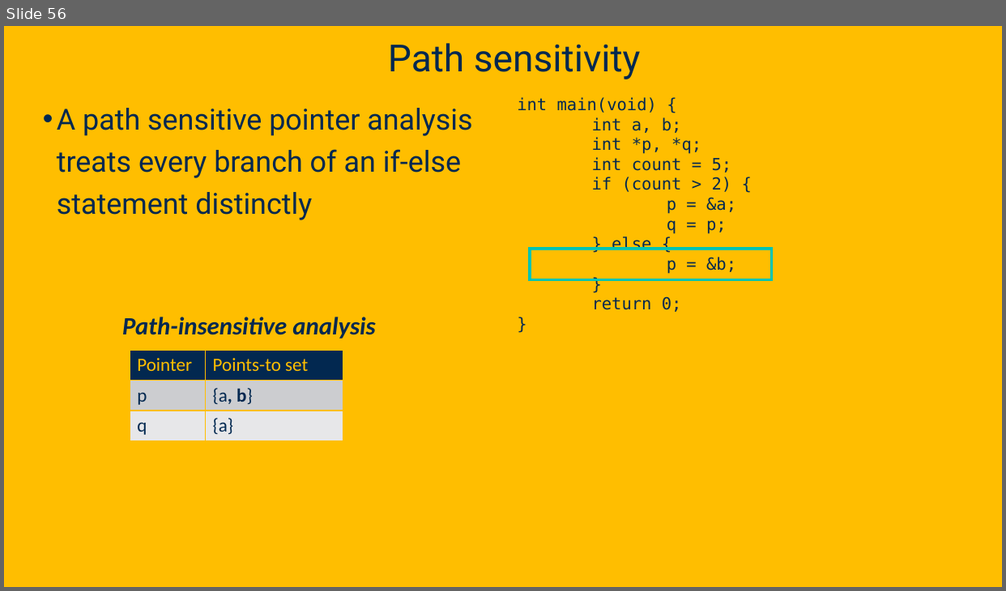
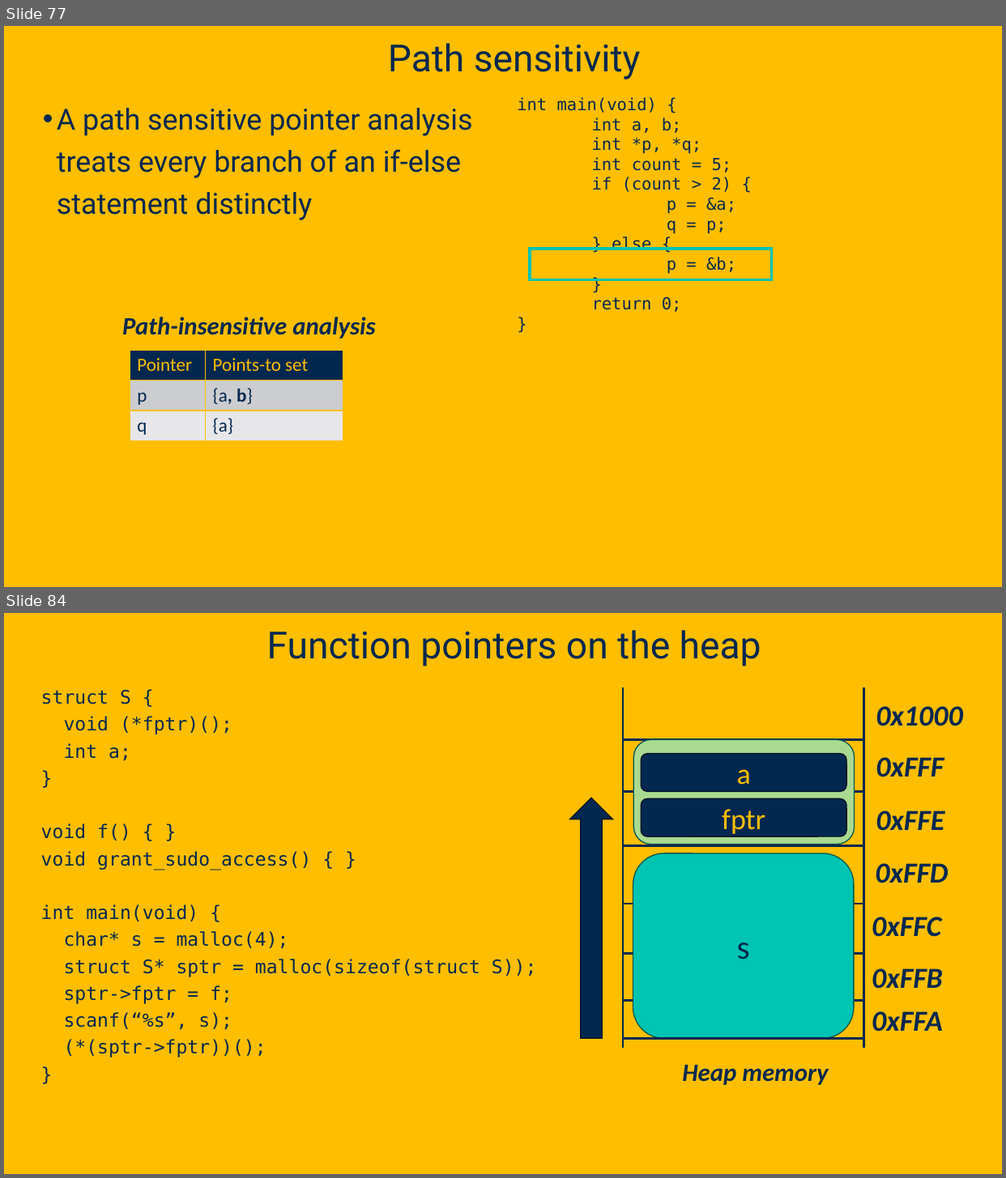
Before and after one commit to davsec-teaching/ECS289C-Spring2025, a slide deck: slides/4_pointer_analysis.pptx. Shown one above the other, each under a label of ours: slide 56 before the commit, slides 77 and 84 after it; the slides between them are not shown. The pictures are 1006x591 and 1006x1178 pixels, drawn with LibreOffice and Linux fonts; fonts in the diff are those of the drawing; background and template pictures are left out. Boxes give left, top, right and bottom in pixels: in the first picture for what was removed or moved away, otherwise in the second. Text is boxed around its words. In the diff, an @@ line names an element or a change of style, - is before the commit and + after.

```diff
--- a/slides/4_pointer_analysis.pptx
+++ b/slides/4_pointer_analysis.pptx
@@ slide 84 added at box(4, 613, 1002, 1174), background picture (left out) @@
@@ title added at box(267, 630, 761, 666), 36 pt, text #022850 @@
+Function pointers on the heap
@@ text added at box(41, 690, 537, 1058), 18 pt, text #022850 @@
+struct S {
+void (*fptr)();
+int a;
+}
+void f() { }
+void grant_sudo_access() { }
+int main(void) {
+char* s = malloc(4);
+struct S* sptr = malloc(sizeof(struct S));
+sptr->fptr = f;
+scanf(“%s”, s);
+(*(sptr->fptr))();
+}
@@ rounded rectangle added at box(633, 739, 854, 845), fill #AADA91, outline #00564E 1 pt @@
@@ rounded rectangle added at box(641, 754, 847, 792), fill #022850, outline #011223 1 pt, 28 pt, text #FFBE00 @@
+a
@@ up arrow added at box(570, 798, 612, 1038), fill #022850, outline #011223 1 pt @@
@@ rounded rectangle added at box(641, 798, 847, 837), fill #022850, outline #011223 1 pt, 28 pt, text #FFBE00 @@
+fptr
@@ rounded rectangle added at box(633, 854, 854, 1038), fill #00C4B2, outline #00564E 1 pt, 32 pt, text #022850 @@
+s
@@ group added at box(623, 688, 962, 1048): 8 lines, 6 texts @@
+0x1000
+0xFFF
+0xFFE
+0xFFD
+0xFFC
+0xFFB
@@ text added at box(872, 1012, 943, 1032), 28 pt, text #022850, bold, italic @@
+0xFFA
@@ line added from (864, 1039) to (623, 1039), #022850 2.25 pt @@
@@ text added at box(682, 1065, 828, 1085), 24 pt, text #022850, bold, italic @@
+Heap memory
@@ what was slide 56 is now slide 77 @@
```
Also in this commit, not shown: 7 slides changed, 35 other slides added.
